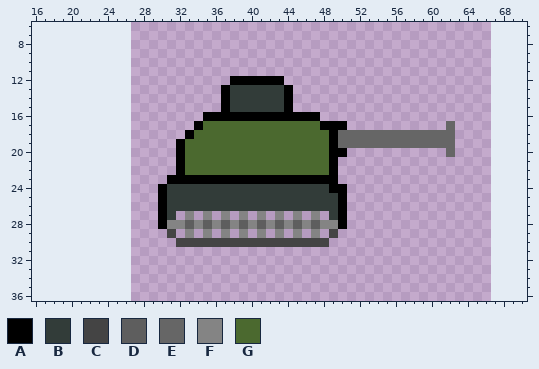
Two states of a sprite sheet, files/tank.png. Above, as it was before the edit.
The file is 40x40 pixels. Shown: x 16..70, y 6..36. The old version is drawn lined up with the new one, on the new canvas.
Palette (. is transparent): A #000000  B #323c39  C #444444  D #5e5e5e  E #666666  F #848484  G #4b692f
Pixels before, first column x 30:
12 ........AAAAAA...................
13 .......ABBBBBBA..................
14 .......ABBBBBBA..................
15 .......ABBBBBBA..................
16 .....AAAAAAAAAAAAA...............
17 ....AGGGGGGGGGGGGGAAA...........E
18 ...AGGGGGGGGGGGGGGGAEEEEEEEEEEEEE
19 ..AGGGGGGGGGGGGGGGGAEEEEEEEEEEEEE
20 ..AGGGGGGGGGGGGGGGGAA...........E
21 ..AGGGGGGGGGGGGGGGGA.............
22 ..AGGGGGGGGGGGGGGGGA.............
23 .AAAAAAAAAAAAAAAAAAA.............
24 ABBBBBBBBBBBBBBBBBBAA............
25 ABBBBBBBBBBBBBBBBBBBA............
26 ABBBBBBBBBBBBBBBBBBBA............
27 AB.F.F.F.F.F.F.F.F.BA............
28 AFFDFDFDFDFDFDFDFDFFA............
29 .C.F.F.F.F.F.F.F.F.C.............
30 ..CCCCCCCCCCCCCCCCC..............
After the commit:
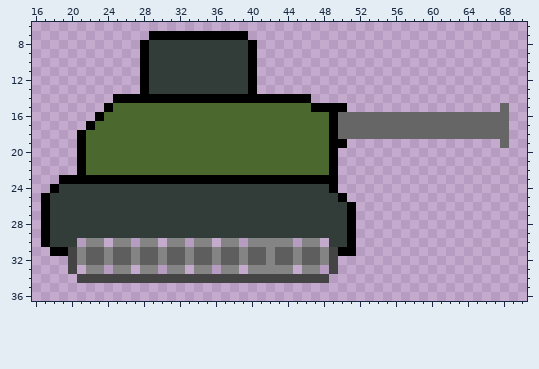
Change:
{"change": "canvas 40x40 -> 80x40, the old top-left corner now at 27,4 (the part of the old canvas that was cut away was empty and is not shown)"}
{"y":7,"x":29,"old":"...........","new":"AAAAAAAAAAA"}
{"y":8,"x":28,"old":".............","new":"ABBBBBBBBBBBA"}
{"y":9,"x":28,"old":".............","new":"ABBBBBBBBBBBA"}
{"y":10,"x":28,"old":".............","new":"ABBBBBBBBBBBA"}
{"y":11,"x":28,"old":".............","new":"ABBBBBBBBBBBA"}
{"y":12,"x":28,"old":"..........AA","new":"ABBBBBBBBBBB"}
{"y":12,"x":41,"old":"AAA","new":"..."}
{"y":13,"x":28,"old":".........A","new":"ABBBBBBBBB"}
{"y":13,"x":40,"old":"BBBBA","new":"A...."}
{"y":14,"x":25,"old":"............","new":"AAAAAAAAAAAA"}
{"y":14,"x":38,"old":"BBBBBB","new":"AAAAAA"}
{"y":14,"x":45,"old":"..","new":"AA"}
{"y":15,"x":24,"old":".............ABBBBBBA......","new":"AGGGGGGGGGGGGGGGGGGGGGGAAAA"}
{"y":15,"x":68,"old":".","new":"E"}
{"y":16,"x":23,"old":"............AAAAAAAAAAAAA.....................","new":"AGGGGGGGGGGGGGGGGGGGGGGGGGAEEEEEEEEEEEEEEEEEEE"}
{"y":17,"x":22,"old":"............A","new":"AGGGGGGGGGGGG"}
{"y":17,"x":48,"old":"A","new":"G"}
{"y":17,"x":50,"old":"A...........","new":"EEEEEEEEEEEE"}
{"y":17,"x":63,"old":"......","new":"EEEEEE"}
{"y":18,"x":21,"old":"............A","new":"AGGGGGGGGGGGG"}
{"y":18,"x":63,"old":"......","new":"EEEEEE"}
{"y":19,"x":21,"old":"...........A","new":"AGGGGGGGGGGG"}
{"y":19,"x":50,"old":"EEEEEEEEEEEEE","new":"A............"}
{"y":19,"x":68,"old":".","new":"E"}
{"y":20,"x":21,"old":"...........A","new":"AGGGGGGGGGGG"}
{"y":20,"x":50,"old":"A","new":"."}
{"y":20,"x":62,"old":"E","new":"."}
{"y":21,"x":21,"old":"...........A","new":"AGGGGGGGGGGG"}
{"y":22,"x":21,"old":"...........A","new":"AGGGGGGGGGGG"}
{"y":23,"x":19,"old":"............","new":"AAAAAAAAAAAA"}
{"y":24,"x":18,"old":"............A","new":"ABBBBBBBBBBBB"}
{"y":24,"x":50,"old":"A","new":"."}
{"y":25,"x":17,"old":".............A","new":"ABBBBBBBBBBBBB"}
{"y":26,"x":17,"old":".............A","new":"ABBBBBBBBBBBBB"}
{"y":26,"x":50,"old":"A.","new":"BA"}
{"y":27,"x":17,"old":".............A","new":"ABBBBBBBBBBBBB"}
{"y":27,"x":32,"old":".F.F.F.F.F.F.F.F.","new":"BBBBBBBBBBBBBBBBB"}
{"y":27,"x":50,"old":"A.","new":"BA"}
{"y":28,"x":17,"old":".............AFFDFDFDFDFDFDFDFDFFA.","new":"ABBBBBBBBBBBBBBBBBBBBBBBBBBBBBBBBBA"}
{"y":29,"x":17,"old":"..............C.F.F.F.F.F.F.F.F.C..","new":"ABBBBBBBBBBBBBBBBBBBBBBBBBBBBBBBBBA"}
{"y":30,"x":17,"old":"....","new":"ABBB"}
{"y":30,"x":22,"old":"..","new":"FF"}
{"y":30,"x":25,"old":"..","new":"FF"}
{"y":30,"x":28,"old":"..","new":"FF"}
{"y":30,"x":31,"old":".CCCCCCCCCCCCCCCCC...","new":"FF.FF.FF.FFFFF.FF.BBA"}
{"y":31,"x":18,"old":"..................................","new":"AACFDDFDDFDDFDDFDDFDDFDDFDDFDDFCAA"}
{"y":32,"x":20,"old":"..............................","new":"CFDDFDDFDDFDDFDDFDDFDDFDDFDDFC"}
{"y":33,"x":20,"old":".","new":"C"}
{"y":33,"x":22,"old":"..","new":"FF"}
{"y":33,"x":25,"old":"..","new":"FF"}
{"y":33,"x":28,"old":"..","new":"FF"}
{"y":33,"x":31,"old":"..","new":"FF"}
{"y":33,"x":34,"old":"..","new":"FF"}
{"y":33,"x":37,"old":"..","new":"FF"}
{"y":33,"x":40,"old":".....","new":"FFFFF"}
{"y":33,"x":46,"old":"..","new":"FF"}
{"y":33,"x":49,"old":".","new":"C"}
{"y":34,"x":21,"old":"............................","new":"CCCCCCCCCCCCCCCCCCCCCCCCCCCC"}
{"label":"changed","picture_box":[41,31,509,283]}
